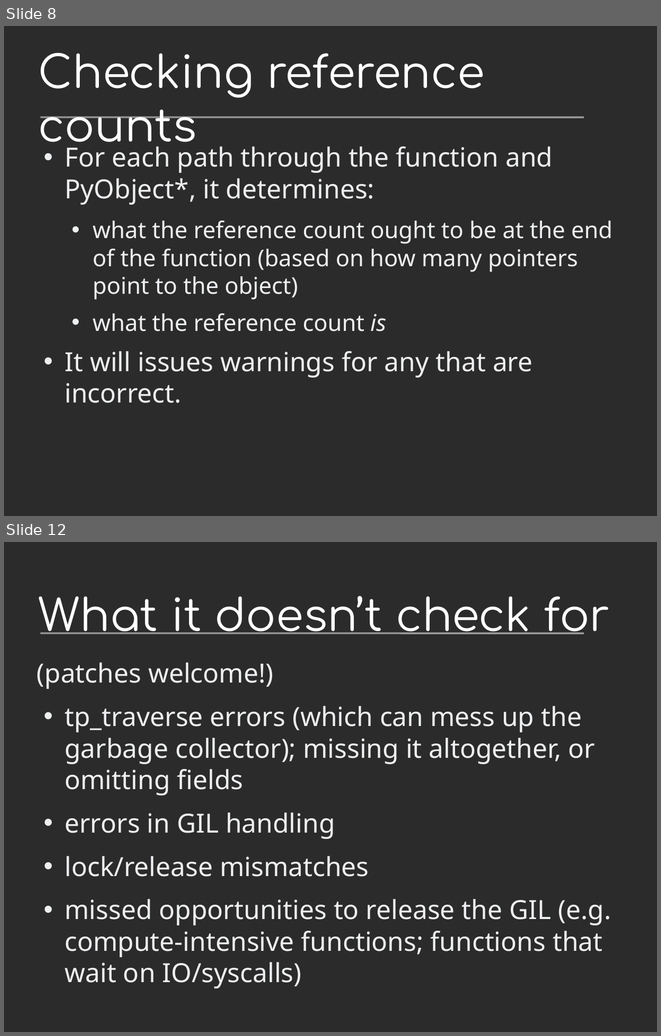
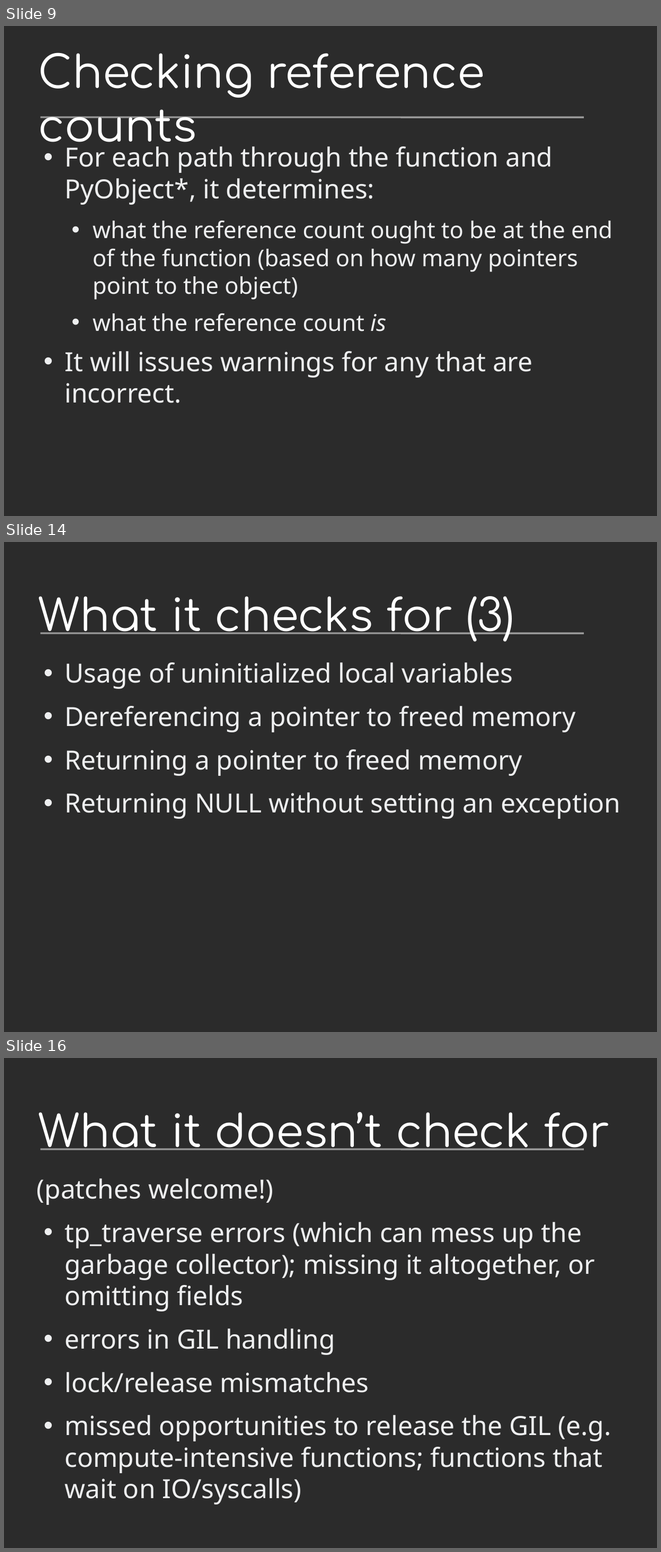
Before and after one commit to davidmalcolm/PyCon-US-2013-Talk, a slide deck: Death By 1000 Leaks - Static Analysis of Hundreds of Python Extension Modules.odp. Shown one above the other, each under a label of ours: slides 8 and 12 before the commit, slides 9, 14 and 16 after it; the slides between them are not shown. The pictures are 661x1036 and 661x1552 pixels, drawn with LibreOffice and Linux fonts; fonts in the diff are those of the drawing; background and template pictures are left out; a plain dark background stands for a picture behind light text. Boxes give left, top, right and bottom in pixels: in the first picture for what was removed or moved away, otherwise in the second. Text is boxed around its words. In the diff, an @@ line names an element or a change of style, - is before the commit and + after.

```diff
--- a/Death By 1000 Leaks - Static Analysis of Hundreds of Python Extension Modules.odp
+++ b/Death By 1000 Leaks - Static Analysis of Hundreds of Python Extension Modules.odp
@@ slide 14 added at (x1=4, y1=542, x2=657, y2=1032), background picture (left out); not listed: 1 template element that a slide beside it also shows @@
@@ title added at (x1=38, y1=596, x2=514, y2=641), 54 pt, text #FFFFFF @@
+What it checks for (3)
@@ text added at (x1=64, y1=662, x2=620, y2=819), 32 pt, text #EEEFF0 @@
+• Usage of uninitialized local variables
+• Dereferencing a pointer to freed memory
+• Returning a pointer to freed memory
+• Returning NULL without setting an exception
@@ what was slide 8 is now slide 9 @@
@@ what was slide 12 is now slide 16 @@
```
Also in this commit, not shown: 7 slides changed, 19 other slides added, 2 other files.
